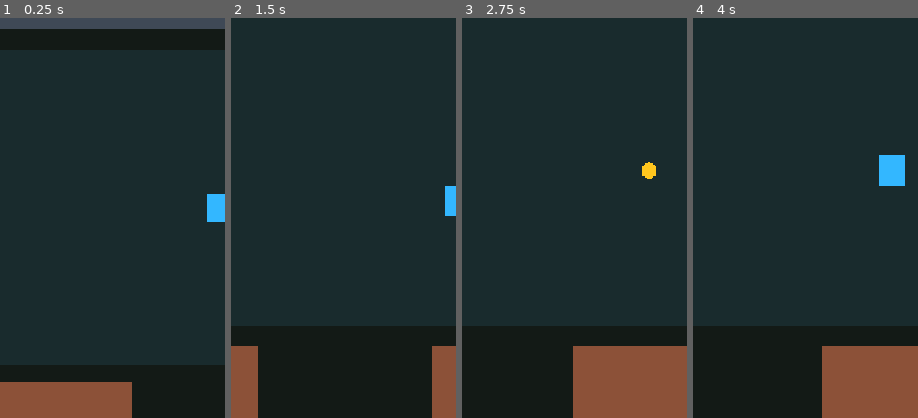
Above: before the commit, frames 1-4 (left to right).
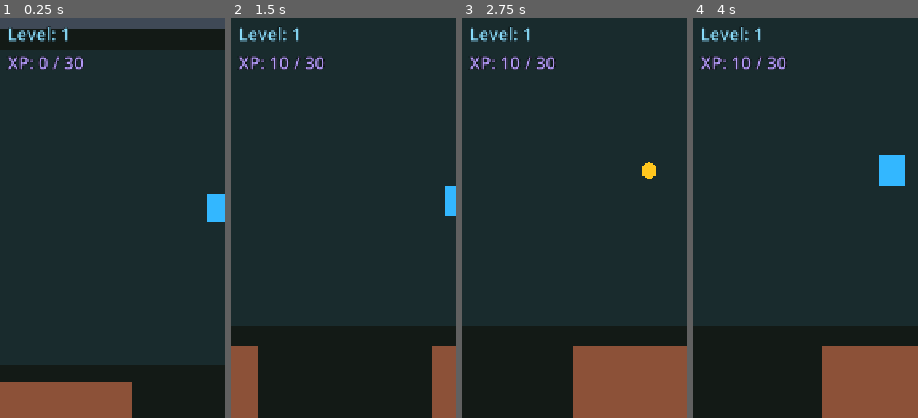
Above: after the commit, the same moments.

Repository: jaakko0/ARPG-game
Game: Godot game, scene res://scenes/main.tscn
The game is run twice, just before and just after one commit, with the same random seed, the same clock (stepped at 60 frames per second) and the same inputs.
Inputs:
- Up to frame 1 (0.25 s): no input
- Up to frame 2 (1.5 s): hold D (move_right) 0.53-1.28 s; tap Space (fireball) at 0.6, 1.35 s; hold S (move_down) from 1.28 s (still down)
- Up to frame 3 (2.75 s): release S (move_down) at 2.03 s; hold D (move_right) from 2.03 s (still down); tap Space (fireball) at 2.1 s
- Up to frame 4 (4 s): release D (move_right) at 2.78 s; hold W (move_up) 2.78-3.53 s; tap Space (fireball) at 2.85, 3.6 s; hold A (move_left) from 3.53 s (still down)
The pictures show only the part of the screen within x 1-51%, y 8-58%; the shares and areas given below are measured in that part.

The runs differ from the first frame. In frame 1, 0.9% of the frame differs, in the area x 3-37%, y 2-13%; in frame 2, 0.9%; in frame 3, 0.9%; in frame 4, 0.9%.

Commit message:
Add basic XP and level progression

Diff:
--- a/scenes/player.tscn
+++ b/scenes/player.tscn
@@ -1,9 +1,10 @@
-[gd_scene load_steps=6 format=3]
+[gd_scene load_steps=7 format=3]
 
 [ext_resource type="Script" path="res://scripts/player.gd" id="1_player_script"]
 [ext_resource type="Script" path="res://scripts/health.gd" id="2_health_script"]
 [ext_resource type="Script" path="res://scripts/fireball_skill.gd" id="3_fireball_skill_script"]
 [ext_resource type="PackedScene" path="res://scenes/fireball_projectile.tscn" id="4_fireball_projectile"]
+[ext_resource type="Script" path="res://scripts/experience.gd" id="5_experience_script"]
 
 [sub_resource type="RectangleShape2D" id="RectangleShape2D_player"]
 size = Vector2(40, 48)
@@ -30,6 +31,9 @@
 
 [node name="Health" type="Node" parent="."]
 script = ExtResource("2_health_script")
+
+[node name="Experience" type="Node" parent="."]
+script = ExtResource("5_experience_script")
 
 [node name="FireballSkill" type="Node" parent="."]
 script = ExtResource("3_fireball_skill_script")
@@ -59,3 +63,25 @@
 theme_override_constants/outline_size = 6
 theme_override_font_sizes/font_size = 28
 text = "Gold: 0"
+
+[node name="LevelLabel" type="Label" parent="HUD"]
+offset_left = 20.0
+offset_top = 112.0
+offset_right = 280.0
+offset_bottom = 156.0
+theme_override_colors/font_color = Color(0.55, 0.88, 1, 1)
+theme_override_colors/font_outline_color = Color(0, 0, 0, 1)
+theme_override_constants/outline_size = 6
+theme_override_font_sizes/font_size = 28
+text = "Level: 1"
+
+[node name="ExperienceLabel" type="Label" parent="HUD"]
+offset_left = 20.0
+offset_top = 158.0
+offset_right = 340.0
+offset_bottom = 202.0
+theme_override_colors/font_color = Color(0.72, 0.62, 1, 1)
+theme_override_colors/font_outline_color = Color(0, 0, 0, 1)
+theme_override_constants/outline_size = 6
+theme_override_font_sizes/font_size = 28
+text = "XP: 0 / 30"
--- a/scripts/enemy.gd
+++ b/scripts/enemy.gd
@@ -5,6 +5,7 @@
 @export var target_group: StringName = &"player"
 @export var contact_damage: int = 10
 @export_range(0.1, 10.0, 0.1) var attack_interval: float = 1.0
+@export_range(0, 100000, 1) var experience_reward: int = 10
 
 @onready var health = $Health
 @onready var health_label: Label = $HealthLabel
@@ -12,6 +13,7 @@
 
 var target: Node2D
 var attack_cooldown_remaining: float = 0.0
+var death_processed: bool = false
 
 
 func _ready() -> void:
@@ -73,9 +75,27 @@
 
 
 func _on_health_depleted() -> void:
+	if death_processed:
+		return
+
+	death_processed = true
 	loot_dropper.drop_loot(global_position)
+	award_experience()
 	set_physics_process(false)
 	queue_free()
+
+
+func award_experience() -> void:
+	if experience_reward <= 0:
+		return
+
+	var reward_target := target
+
+	if not is_instance_valid(reward_target):
+		reward_target = find_target()
+
+	if reward_target != null and reward_target.has_method("add_experience"):
+		reward_target.call("add_experience", experience_reward)
 
 
 func update_health_display(current_health: int, max_health: int) -> void:
--- /dev/null
+++ b/scripts/experience.gd
@@ -0,0 +1,37 @@
+extends Node
+
+signal experience_changed(current_experience: int, experience_required: int)
+signal level_changed(new_level: int)
+
+@export_range(1, 1000, 1) var starting_level: int = 1
+@export_range(1, 1000000, 1) var base_experience_required: int = 30
+@export_range(0, 1000000, 1) var experience_growth_per_level: int = 20
+
+var current_level: int
+var current_experience: int = 0
+var experience_required: int
+
+
+func _ready() -> void:
+	current_level = maxi(starting_level, 1)
+	experience_required = get_experience_required_for_level(current_level)
+
+
+func add_experience(amount: int) -> void:
+	if amount <= 0:
+		return
+
+	current_experience += amount
+
+	while current_experience >= experience_required:
+		current_experience -= experience_required
+		current_level += 1
+		experience_required = get_experience_required_for_level(current_level)
+		level_changed.emit(current_level)
+
+	experience_changed.emit(current_experience, experience_required)
+
+
+func get_experience_required_for_level(level: int) -> int:
+	var safe_level := maxi(level, 1)
+	return base_experience_required + (safe_level - 1) * experience_growth_per_level
--- a/scripts/player.gd
+++ b/scripts/player.gd
@@ -7,8 +7,11 @@
 @export var enemy_group: StringName = &"enemy"
 
 @onready var health = $Health
+@onready var experience = $Experience
 @onready var health_label: Label = $HUD/HealthLabel
 @onready var gold_label: Label = $HUD/GoldLabel
+@onready var level_label: Label = $HUD/LevelLabel
+@onready var experience_label: Label = $HUD/ExperienceLabel
 @onready var fireball_skill = $FireballSkill
 
 var starting_position: Vector2
@@ -21,8 +24,11 @@
 	starting_position = global_position
 	health.health_changed.connect(_on_health_changed)
 	health.depleted.connect(_on_health_depleted)
+	experience.experience_changed.connect(_on_experience_changed)
+	experience.level_changed.connect(_on_level_changed)
 	update_health_display(health.current_health, health.max_health)
 	update_gold_display()
+	update_experience_display()
 
 
 func _physics_process(delta: float) -> void:
@@ -99,12 +105,24 @@
 	update_gold_display()
 
 
+func add_experience(amount: int) -> void:
+	experience.add_experience(amount)
+
+
 func _on_health_changed(current_health: int, max_health: int) -> void:
 	update_health_display(current_health, max_health)
 
 
 func _on_health_depleted() -> void:
 	call_deferred("respawn")
+
+
+func _on_experience_changed(_current_experience: int, _experience_required: int) -> void:
+	update_experience_display()
+
+
+func _on_level_changed(_new_level: int) -> void:
+	update_experience_display()
 
 
 func respawn() -> void:
@@ -119,3 +137,11 @@
 
 func update_gold_display() -> void:
 	gold_label.text = "Gold: %d" % gold
+
+
+func update_experience_display() -> void:
+	level_label.text = "Level: %d" % experience.current_level
+	experience_label.text = "XP: %d / %d" % [
+		experience.current_experience,
+		experience.experience_required,
+	]
Not shown, added: scripts/experience.gd.uid
